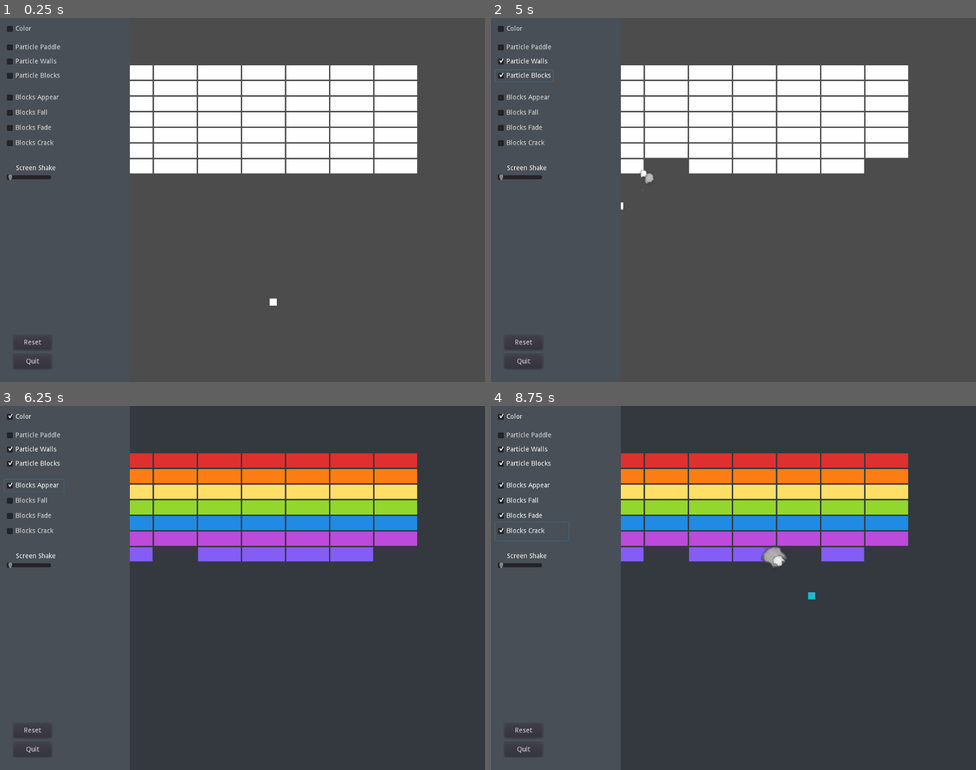
Above: before the commit, frames 1-4 (two rows, left to right).
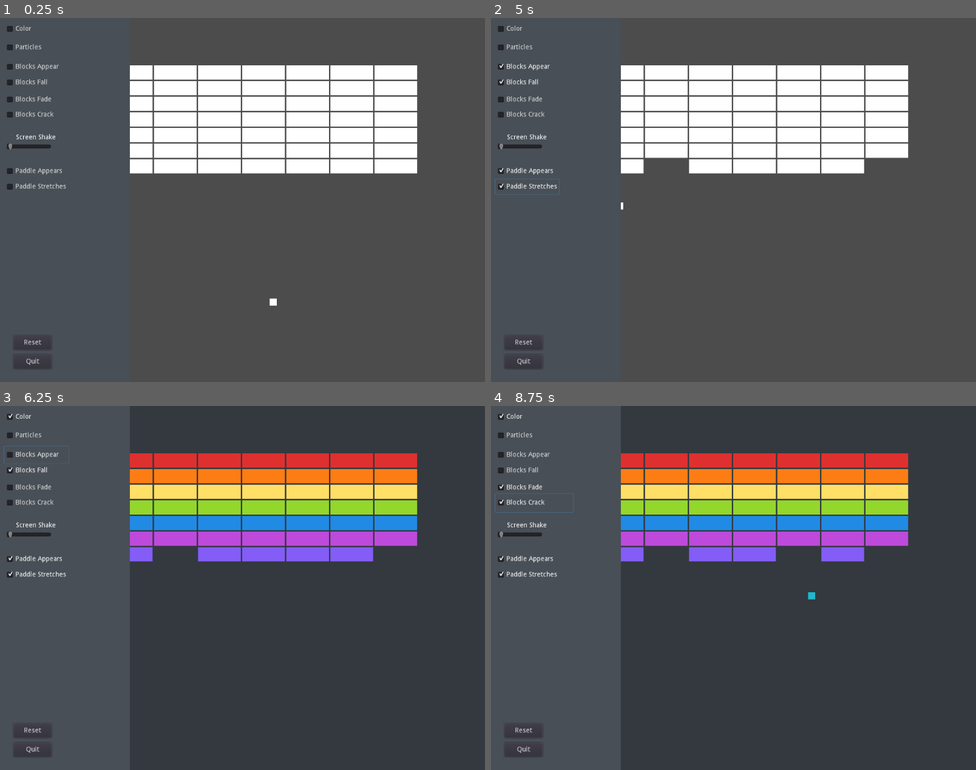
Above: after the commit, the same moments.

Repository: wli4/Exercise-03b-Tweening-and-Screen-Shake
Game: Godot game, scene res://Game.tscn
The game is run twice, just before and just after one commit, with the same random seed, the same clock (stepped at 60 frames per second) and the same inputs.
Inputs (mouse positions are in pixels of both pictures, inside the frame that each line leads up to):
- Up to frame 1 (0.25 s): no input
- Up to frame 2 (5 s): click (524, 47) at 0.5 s, where only the run before the commit has a clickable "Particle Paddle"; click (515, 47) at 1.25 s, where only the run after the commit has a clickable "Particles"; click (520, 61) at 2 s, where only the run before the commit has a clickable "Particle Walls"; click (524, 76) at 2.75 s, where only the run before the commit has a clickable "Particle Blocks"; click (529, 170) at 3.5 s, where only the run after the commit has a clickable "Paddle Appears"; click (524, 185) at 4.25 s, where only the run after the commit has a clickable "Paddle Stretches"
- Up to frame 3 (6.25 s): click "Color" at 5 s; click "Blocks Appear" at 5.75 s
- Up to frame 4 (8.75 s): click "Blocks Fall" at 6.5 s; click "Blocks Fade" at 7.25 s; click "Blocks Crack" at 8 s

The runs differ from the first frame. In frame 1, 1.1% of the frame differs, in the area x 1-14%, y 7-48%; in frame 2, 1.3%; in frame 3, 1.2%; in frame 4, 1.5%, in the area x 0-61%, y 7-48%.

Commit message:
Initial commit

Diff:
--- a/Game.tscn
+++ b/Game.tscn
@@ -9,26 +9,26 @@
 [ext_resource path="res://Assets/confetti.png" type="Texture" id=7]
 [ext_resource path="res://Assets/bubble.png" type="Texture" id=8]
 
-[sub_resource type="Gradient" id=9]
+[sub_resource type="Gradient" id=1]
 colors = PoolColorArray( 1, 1, 1, 1, 1, 1, 1, 0 )
 
-[sub_resource type="GradientTexture" id=10]
-gradient = SubResource( 9 )
-
-[sub_resource type="Curve" id=14]
+[sub_resource type="GradientTexture" id=2]
+gradient = SubResource( 1 )
+
+[sub_resource type="Curve" id=16]
 min_value = -1.0
-_data = [ Vector2( 0, 1 ), 0.0, 0.0, 0, 0, Vector2( 1, -1 ), 0.0, 0.0, 0, 0 ]
-
-[sub_resource type="CurveTexture" id=15]
-curve = SubResource( 14 )
-
-[sub_resource type="Curve" id=11]
+_data = [ Vector2( 0.0314465, -1 ), 0.0, 0.0, 0, 0, Vector2( 0.493711, 1 ), 0.0, 0.0, 0, 0, Vector2( 1, -1 ), 0.0, 0.0, 0, 0 ]
+
+[sub_resource type="CurveTexture" id=17]
+curve = SubResource( 16 )
+
+[sub_resource type="Curve" id=5]
 _data = [ Vector2( 0, 1 ), 0.0, 0.0, 0, 0, Vector2( 1, 0 ), 0.0, 0.0, 0, 0 ]
 
-[sub_resource type="CurveTexture" id=12]
-curve = SubResource( 11 )
-
-[sub_resource type="ParticlesMaterial" id=13]
+[sub_resource type="CurveTexture" id=6]
+curve = SubResource( 5 )
+
+[sub_resource type="ParticlesMaterial" id=7]
 flag_disable_z = true
 spread = 75.0
 gravity = Vector3( 0, 98, 0 )
@@ -42,36 +42,37 @@
 radial_accel_random = 1.0
 scale = 0.25
 scale_random = 0.5
-scale_curve = SubResource( 12 )
-color_ramp = SubResource( 10 )
-hue_variation_random = 1.0
-hue_variation_curve = SubResource( 15 )
-
-[sub_resource type="RectangleShape2D" id=1]
+scale_curve = SubResource( 6 )
+color_ramp = SubResource( 2 )
+hue_variation = 0.1
+hue_variation_random = 0.5
+hue_variation_curve = SubResource( 17 )
+
+[sub_resource type="RectangleShape2D" id=8]
 extents = Vector2( 50, 10 )
 
-[sub_resource type="Curve" id=7]
+[sub_resource type="Curve" id=9]
 min_value = -360.0
 max_value = 360.0
 _data = [ Vector2( 0, 1 ), 0.0, 0.0, 0, 0, Vector2( 1, -360 ), 0.0, 0.0, 0, 0 ]
 
-[sub_resource type="CurveTexture" id=8]
-curve = SubResource( 7 )
-
-[sub_resource type="Gradient" id=2]
+[sub_resource type="CurveTexture" id=10]
+curve = SubResource( 9 )
+
+[sub_resource type="Gradient" id=11]
 offsets = PoolRealArray( 0, 0.451429, 1 )
 colors = PoolColorArray( 1, 1, 1, 1, 1, 1, 1, 1, 1, 1, 1, 0 )
 
-[sub_resource type="GradientTexture" id=3]
-gradient = SubResource( 2 )
-
-[sub_resource type="Curve" id=4]
+[sub_resource type="GradientTexture" id=12]
+gradient = SubResource( 11 )
+
+[sub_resource type="Curve" id=13]
 _data = [ Vector2( 0, 1 ), 0.0, 0.0, 0, 0, Vector2( 0.497436, 1 ), 0.0, 0.0, 0, 0, Vector2( 1, 0 ), 0.0, 0.0, 0, 0 ]
 
-[sub_resource type="CurveTexture" id=5]
-curve = SubResource( 4 )
-
-[sub_resource type="ParticlesMaterial" id=6]
+[sub_resource type="CurveTexture" id=14]
+curve = SubResource( 13 )
+
+[sub_resource type="ParticlesMaterial" id=15]
 flag_disable_z = true
 direction = Vector3( 0, -1, 0 )
 spread = 60.0
@@ -83,11 +84,13 @@
 orbit_velocity = 0.0
 orbit_velocity_random = 0.0
 angle_random = 0.5
-angle_curve = SubResource( 8 )
+angle_curve = SubResource( 10 )
 scale = 0.5
 scale_random = 0.5
-scale_curve = SubResource( 5 )
-color_ramp = SubResource( 3 )
+scale_curve = SubResource( 14 )
+color_ramp = SubResource( 12 )
+hue_variation = 0.7
+hue_variation_random = 0.25
 
 [node name="Game" type="Node2D"]
 
@@ -110,7 +113,7 @@
 emitting = false
 lifetime = 0.4
 one_shot = true
-process_material = SubResource( 13 )
+process_material = SubResource( 7 )
 texture = ExtResource( 8 )
 
 [node name="Bricks" type="Node2D" parent="."]
@@ -139,7 +142,7 @@
 amount = 6
 lifetime = 0.4
 one_shot = true
-process_material = SubResource( 6 )
+process_material = SubResource( 15 )
 texture = ExtResource( 7 )
 
 [node name="Ball_Container" type="Node2D" parent="."]
@@ -164,10 +167,10 @@
 }
 
 [node name="Background" type="ColorRect" parent="HUD/Menu"]
-margin_left = -13.0
-margin_top = -13.0
+margin_left = -10.0
+margin_top = -10.0
 margin_right = 275.0
-margin_bottom = 784.0
+margin_bottom = 778.0
 color = Color( 0.286275, 0.313726, 0.341176, 1 )
 __meta__ = {
 "_edit_use_anchors_": false
@@ -199,27 +202,21 @@
 "_edit_use_anchors_": false
 }
 
-[node name="Particle_Paddle" type="CheckBox" parent="HUD/Menu/Particles"]
-text = "Particle Paddle"
-
-[node name="Particle_Walls" type="CheckBox" parent="HUD/Menu/Particles"]
-margin_top = 30.0
-text = "Particle Walls"
-
-[node name="Particle_Blocks" type="CheckBox" parent="HUD/Menu/Particles"]
-margin_top = 60.0
-text = "Particle Blocks"
+[node name="Particles" type="CheckBox" parent="HUD/Menu/Particles"]
+text = "Particles"
+__meta__ = {
+"_edit_use_anchors_": false
+}
 
 [node name="Blocks" type="Control" parent="HUD/Menu"]
-margin_top = 145.0
+margin_left = 10.0
+margin_top = 85.0
 margin_bottom = 145.0
 __meta__ = {
 "_edit_use_anchors_": false
 }
 
 [node name="Blocks_Appear" type="CheckBox" parent="HUD/Menu/Blocks"]
-margin_left = 10.0
-margin_top = 10.0
 margin_right = 136.419
 margin_bottom = 36.4193
 text = "Blocks Appear"
@@ -228,8 +225,7 @@
 }
 
 [node name="Blocks_Fall" type="CheckBox" parent="HUD/Menu/Blocks"]
-margin_left = 10.0
-margin_top = 43.0
+margin_top = 35.0
 margin_right = 134.0
 margin_bottom = 67.0
 text = "Blocks Fall"
@@ -238,7 +234,6 @@
 }
 
 [node name="Blocks_Fade" type="CheckBox" parent="HUD/Menu/Blocks"]
-margin_left = 10.0
 margin_top = 70.0
 margin_right = 134.0
 margin_bottom = 104.0
@@ -248,14 +243,13 @@
 }
 
 [node name="Blocks_Crack" type="CheckBox" parent="HUD/Menu/Blocks"]
-margin_left = 10.0
 margin_top = 100.0
 margin_right = 165.0
 margin_bottom = 139.0
 text = "Blocks Crack"
 
 [node name="Ball" type="Control" parent="HUD/Menu"]
-margin_top = 310.0
+margin_top = 245.0
 __meta__ = {
 "_edit_use_anchors_": false
 }
@@ -279,12 +273,32 @@
 }
 
 [node name="Paddle" type="Control" parent="HUD/Menu"]
-margin_right = 40.0
-margin_bottom = 40.0
+margin_left = 10.0
+margin_top = 305.0
+margin_right = 10.0
+margin_bottom = 365.0
+__meta__ = {
+"_edit_use_anchors_": false
+}
+
+[node name="Paddle_Appear" type="CheckBox" parent="HUD/Menu/Paddle"]
+margin_right = 136.419
+margin_bottom = 36.4193
+text = "Paddle Appears"
+__meta__ = {
+"_edit_use_anchors_": false
+}
+
+[node name="Paddle_Stretch" type="CheckBox" parent="HUD/Menu/Paddle"]
+margin_top = 35.0
+margin_right = 134.0
+margin_bottom = 67.0
+text = "Paddle Stretches"
+__meta__ = {
+"_edit_use_anchors_": false
+}
 
 [node name="Audio" type="Control" parent="HUD/Menu"]
-margin_right = 40.0
-margin_bottom = 40.0
 
 [node name="Reset" type="Button" parent="HUD/Menu"]
 margin_left = 30.0
@@ -303,8 +317,6 @@
 margin_bottom = 740.0
 text = "Quit"
 [connection signal="toggled" from="HUD/Menu/Color/Color" to="HUD" method="_on_Color_toggled"]
-[connection signal="toggled" from="HUD/Menu/Particles/Particle_Paddle" to="HUD" method="_on_Particle_Paddle_toggled"]
-[connection signal="toggled" from="HUD/Menu/Particles/Particle_Walls" to="HUD" method="_on_Particle_Walls_toggled"]
-[connection signal="toggled" from="HUD/Menu/Particles/Particle_Blocks" to="HUD" method="_on_Particle_Blocks_toggled"]
+[connection signal="toggled" from="HUD/Menu/Particles/Particles" to="HUD" method="_on_Particles_toggled"]
 [connection signal="pressed" from="HUD/Menu/Reset" to="HUD" method="_on_Reset_pressed"]
 [connection signal="pressed" from="HUD/Menu/Quit" to="HUD" method="_on_Quit_pressed"]
--- a/HUD/HUD.gd
+++ b/HUD/HUD.gd
@@ -28,20 +28,6 @@
 	get_tree().quit()
 
 
-func _on_Particle_Paddle_toggled(button_pressed):
-	particle_paddle = false if particle_paddle else true
-	emit_signal("changed")
-
-
-func _on_Particle_Walls_toggled(button_pressed):
-	particle_walls = false if particle_walls else true
-	emit_signal("changed")
-
-
-func _on_Particle_Blocks_toggled(button_pressed):
-	particle_blocks = false if particle_blocks else true
-	emit_signal("changed")
-
 
 func _on_Color_toggled(button_pressed):
 	var t = $Menu/Color/Color.is_pressed()
@@ -50,3 +36,12 @@
 	color_blocks = t
 	color_background = t
 	emit_signal("changed")
+
+
+
+func _on_Particles_toggled(button_pressed):
+	var t = $Menu/Particles/Particles.is_pressed()
+	particle_paddle = t
+	particle_walls = t
+	particle_blocks = t
+	emit_signal("changed")
Not shown: 1 places in Game.tscn that only renumber resources
